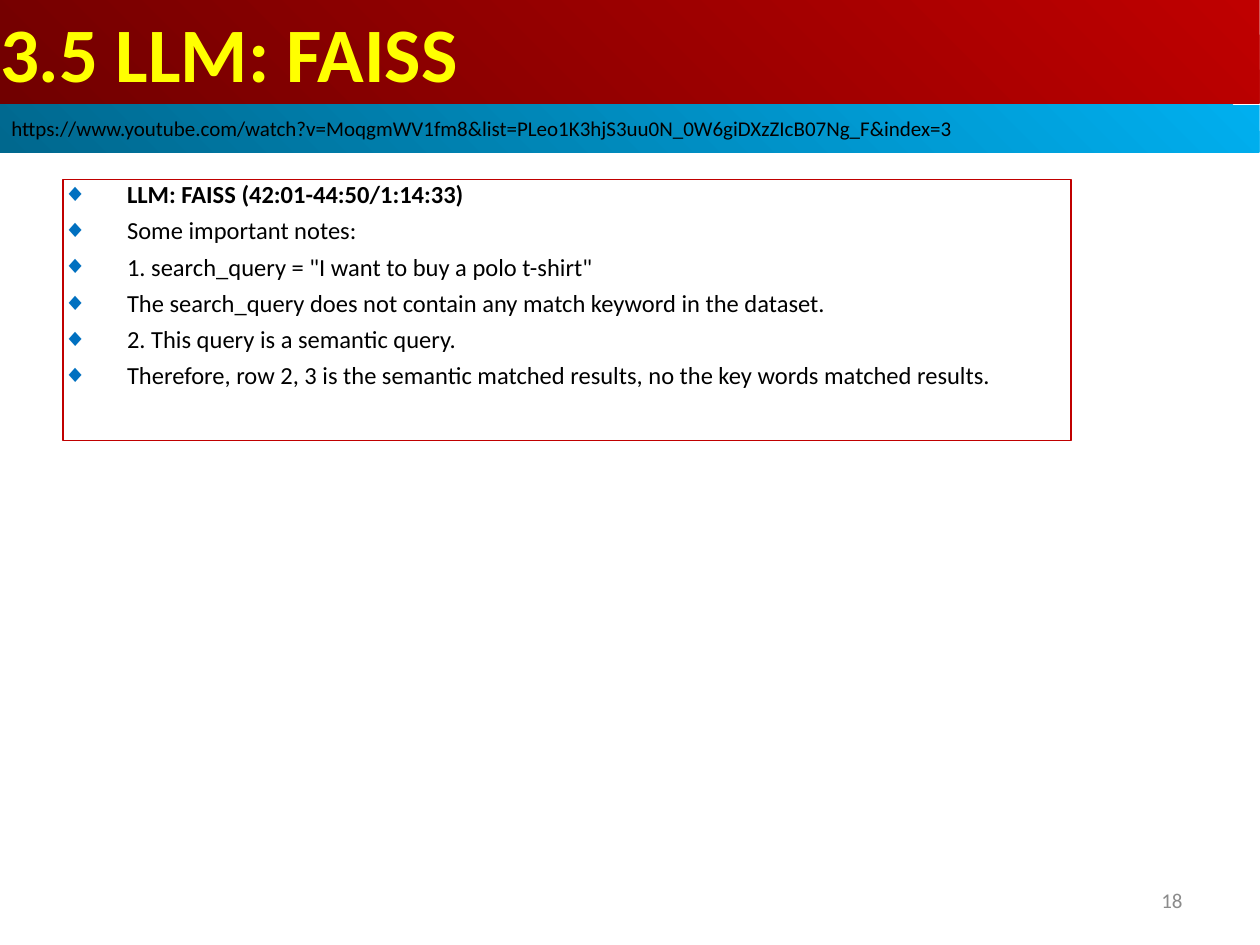
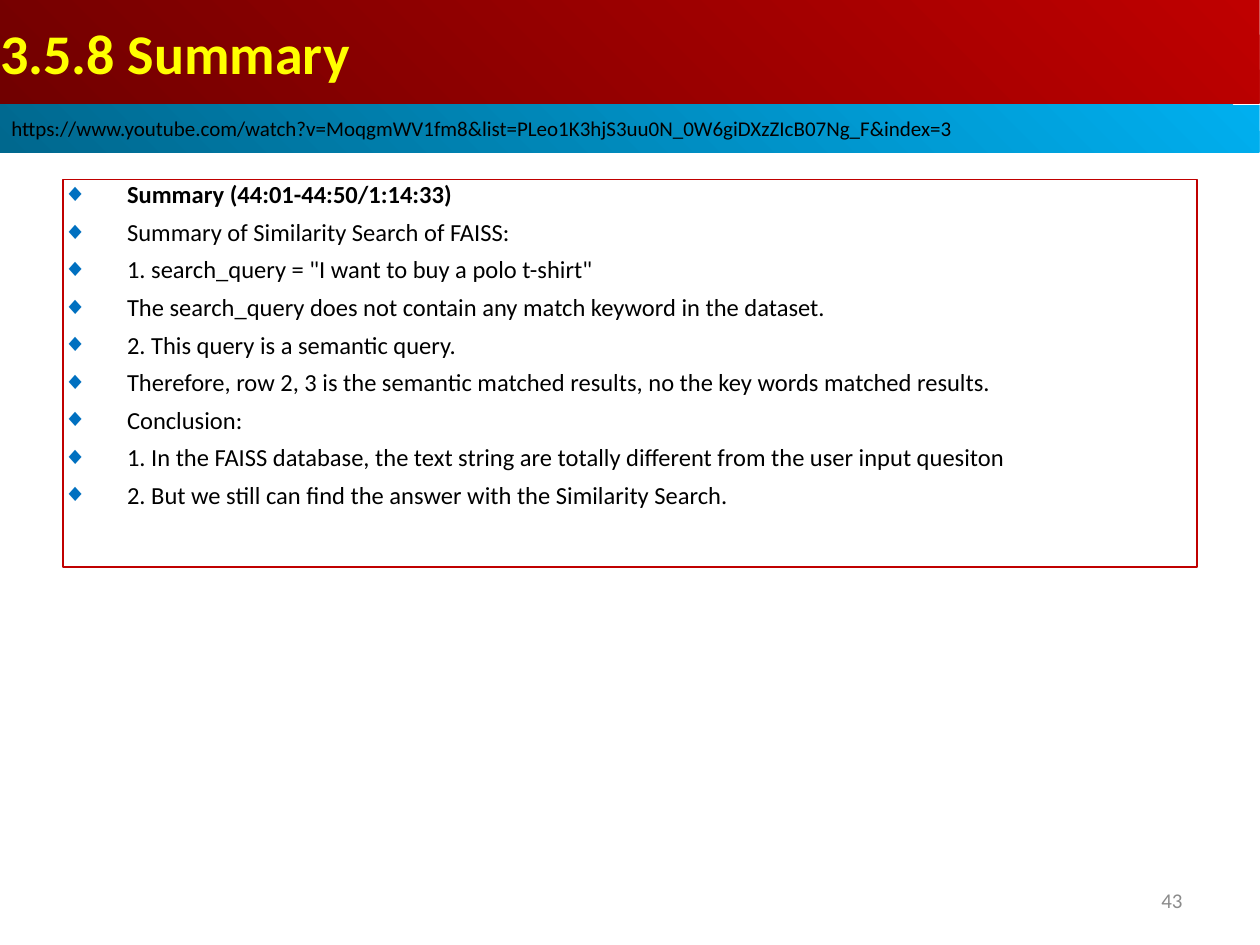
Before and after one commit to peterhchen/AIU_CS515_LLM, a slide deck: slide 43 of 810_LangChain_CB/003.04_05_TextSplit_FAISS/001_Video/03.05_FAISS.ppt (slide 18 before the commit). Drawn at 1260x945 pixels with LibreOffice and Linux fonts; fonts in the diff are those of the drawing. Boxes give left, top, right and bottom in pixels: in the first picture for what was removed or moved away, otherwise in the second. Text is boxed around its words. In the diff, an @@ line names an element or a change of style, - is before the commit and + after.

Commit message:
FAISS Similarity Search
1. In the FAISS database, the text string are totally different from the user input quesiton
2. But we still can find the answer with the Similarity Search

```diff
--- a/810_LangChain_CB/003.04_05_TextSplit_FAISS/001_Video/03.05_FAISS.ppt
+++ b/810_LangChain_CB/003.04_05_TextSplit_FAISS/001_Video/03.05_FAISS.ppt
@@ text in rectangle at (0, 35, 350, 83): text changed; size 44 to 32 pt @@
-3.5 LLM: FAISS
+3.5.8 Summary
@@ rectangle "Summary (44:01-44:50/1:14:33)": place and size @@
-rectangle "Summary (44:01-44:50/1:14:33)" at (63, 179, 1071, 440)
+rectangle "Summary (44:01-44:50/1:14:33)" at (63, 179, 1197, 567)
@@ text in rectangle at (127, 185, 509, 245): text changed; bold off @@
-◆ LLM: FAISS (42:01-44:50/1:14:33)
-◆ Some important notes:
+◆ Summary (44:01-44:50/1:14:33)
+◆ Summary of Similarity Search of FAISS:
@@ text in rectangle at (127, 412, 1004, 508): paragraphs added @@
+◆ Conclusion:
+◆ 1. In the FAISS database, the text string are totally different from the user input quesiton
+◆ 2. But we still can find the answer with the Similarity Search.
@@ page number at (1161, 894, 1182, 908): text changed @@
-18
+43
```
Also in this commit, not shown: 15 other slides changed, 27 slides added, 2 slides removed.
